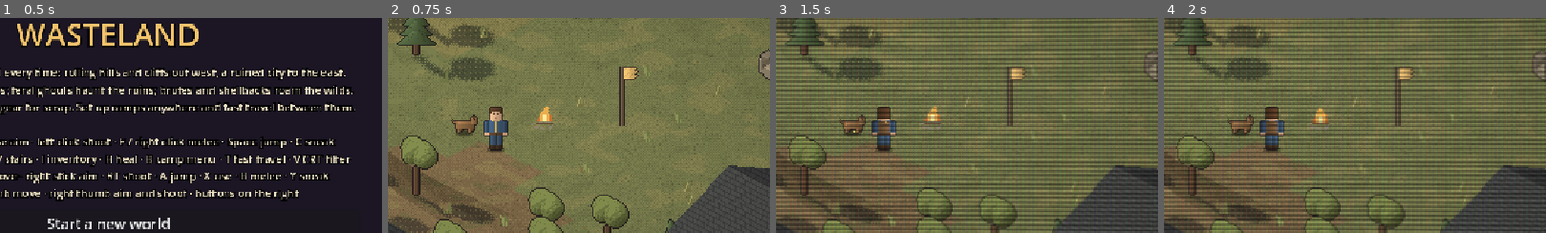
Above: before the commit, frames 1-4 (left to right).
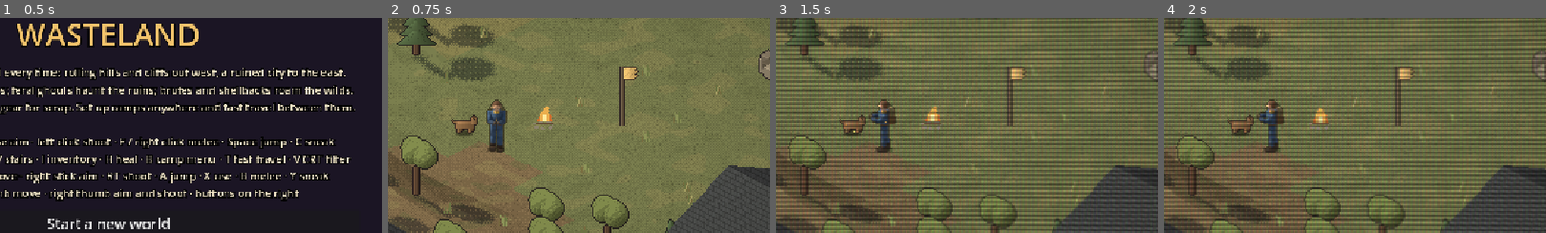
Above: after the commit, the same moments.

Repository: Kawana87/Wasteland
Game: Godot game, scene res://scenes/main.tscn
Same seed, same stepped clock (60 frames per second), same inputs: the game is played once before the commit and once after it.
Inputs:
- Up to frame 1 (0.5 s): no input
- Up to frame 2 (0.75 s): click "Start a new world" at 0.5 s
- Up to frame 3 (1.5 s): click "CRT: off" at 1.25 s
- Up to frame 4 (2 s): no input
The pictures show only the part of the screen within x 36-86%, y 25-75%; the shares and areas given below are measured in that part.

Frame 1 is identical in both runs. In frame 2, 1.0% of the frame differs, in the area x 25-32%, y 37-63%; in frame 3, 1.0%; in frame 4, 1.0%, in the area x 24-32%, y 37-63%.

Commit message:
Player: pre-rendered 8-direction character from the Blender pipeline
- tools/render3d/character.py: jointed low-poly survivor (jumpsuit, stripe, backpack), FK poses,
  rendered at the game's dimetric angle, 4x supersampled -> 32x48 cells; 8 facings x
  (idle, 4-frame walk, crouch, 2-frame crouch-walk). RESHEET=1 redoes only the downsample.
- player.gd: uses player_r (real 8 directions, no mirroring), 4-step walk, crouch walk; gun at chest height.
  Falls back to the pixel-art sheet if player_r.png is missing.
- actor.make_body: optional rows (vframes); px2 merges assets/rendered_anchors.json into anchors.json.
- game.gd: --char debug mode snaps every facing/pose in the live scene.

Co-Authored-By: Claude Opus 5.5 <noreply@anthropic.com>
Claude-Session: https://claude.ai/code/session_01TNjXDT5gC9eYtE6Bndzu4F

Diff:
--- a/assets/anchors.json
+++ b/assets/anchors.json
@@ -1 +1 @@
-{"ac_unit":[18,20],"antenna":[10,66],"awning_3e8a86_x":[2,12 …(3218 unchanged characters)… ,19],"pillar":[7,68],"player":[12,35],"pole":[6,92],"post":[2,21],"puddle_toxic" …(9327 unchanged characters)…
+{"ac_unit":[18,20],"antenna":[10,66],"awning_3e8a86_x":[2,12 …(3218 unchanged characters)… ,19],"pillar":[7,68],"player":[12,35],"player_r":[16,45],"pole":[6,92],"post":[2,21],"puddle_toxic" …(9327 unchanged characters)…
--- /dev/null
+++ b/assets/rendered_anchors.json
@@ -0,0 +1,6 @@
+{
+"player_r": [
+16,
+45
+]
+}
--- a/scripts/actor.gd
+++ b/scripts/actor.gd
@@ -48,10 +48,11 @@
 		body.position.y = -round(jz)
 	queue_redraw()
 
-func make_body(tex_name: String, frames: int, fw: int, fh: int) -> void:
+func make_body(tex_name: String, frames: int, fw: int, fh: int, rows: int = 1) -> void:
 	body = Sprite2D.new()
 	body.texture = Assets.tex(tex_name)
 	body.hframes = frames
+	body.vframes = rows
 	body.centered = false
 	body.offset = Assets.off(tex_name)   # anchor = feet of the first frame
 	add_child(body)
--- a/scripts/game.gd
+++ b/scripts/game.gd
@@ -124,6 +124,8 @@
 			_debug_shots.call_deferred()
 		if "--soak" in args:
 			_debug_soak.call_deferred()
+		if "--char" in args:
+			_debug_char.call_deferred()
 		return
 	hud.show_title("A new world is generated every time: rolling hills and cliffs out west, a ruined city to the east.\nRa …(576 unchanged characters)…
 
@@ -1506,6 +1508,27 @@
 	print("SHOTS DONE ", ProjectSettings.globalize_path(out))
 	get_tree().quit()
 
+func _debug_char() -> void:
+	# Player sprite check: every facing, idle / walk / crouch, snapped in the live scene.
+	var out := "user://shots"
+	DirAccess.make_dir_recursive_absolute(out)
+	await get_tree().create_timer(1.0).timeout
+	for e in enemies: e.visible = false; e.aw = 0.0
+	set_process(false)
+	player.set_process(false)
+	player.set_physics_process(false)
+	for mode in ["idle", "walk", "crouch"]:
+		for k in 8:
+			player.aim = Vector2.from_angle(k * PI / 4.0)
+			player.crouch = mode == "crouch"
+			player.moving = mode == "walk"
+			player.walk_i = k % 4
+			player._visual()
+			_update_camera()
+			await get_tree().process_frame
+			await _snap(out + "/char_%s_%d.png" % [mode, k])
+	get_tree().quit()
+
 func _snap(path: String) -> void:
 	await RenderingServer.frame_post_draw
 	get_viewport().get_texture().get_image().save_png(path)
--- a/scripts/player.gd
+++ b/scripts/player.gd
@@ -15,6 +15,8 @@
 var moving := false
 var walk_t := 0.0
 var walk_f := 0
+var walk_i := 0                # 0..3 step of the 4-frame walk cycle (rendered sprite)
+var rendered := false          # true when using the pre-rendered 8-direction sheet
 var carry := {"scrap": 0, "cloth": 0, "wood": 0}
 var kills := 0
 var regen := 0.0
@@ -23,7 +25,12 @@
 var arc: Line2D
 
 func _ready() -> void:
-	make_body("player", 6, 16, 24)
+	# Pre-rendered 8-direction sheet from tools/render3d/character.py; falls back to the pixel-art sheet.
+	if ResourceLoader.exists("res://assets/sprites/player_r.png"):
+		make_body("player_r", 8, 32, 48, 8)
+		rendered = true
+	else:
+		make_body("player", 6, 16, 24)
 	radius = 0.28
 	gun = Line2D.new()
 	gun.width = 1.0
@@ -62,22 +69,36 @@
 			aim = move_in.normalized()
 	if moving:
 		walk_t += delta
-		if walk_t > 0.14:
+		if walk_t > (0.2 if crouch else 0.12):
 			walk_t = 0.0
 			walk_f ^= 1
+			walk_i = (walk_i + 1) % 4
 	_visual()
 
 func _visual() -> void:
-	var back := aim.y < -0.3
-	var f := 0
-	if crouch:
-		f = 5 if back else 4
+	if rendered:
+		# row = screen direction in 45deg steps (0 right, 2 down, 4 left, 6 up); columns:
+		# 0 idle | 1-4 walk | 5 crouch idle | 6-7 crouch walk
+		var row := posmod(int(round(aim.angle() / (PI / 4.0))), 8)
+		var col := 0
+		if crouch:
+			col = (6 + walk_f) if moving else 5
+		else:
+			col = (1 + walk_i) if moving else 0
+		body.frame = row * 8 + col
+		body.flip_h = false
 	else:
-		f = (2 if back else 0) + (walk_f if moving else 0)
-	body.frame = f
-	body.flip_h = aim.x < 0
+		var back := aim.y < -0.3
+		var f := 0
+		if crouch:
+			f = 5 if back else 4
+		else:
+			f = (2 if back else 0) + (walk_f if moving else 0)
+		body.frame = f
+		body.flip_h = aim.x < 0
 	body.visible = not (inv > 0.0 and int(Time.get_ticks_msec() / 80) % 2 == 0)
-	var base := Vector2(0, -14 + (5 if crouch else 0) - round(jz))
+	var chest := (-24 + (7 if crouch else 0)) if rendered else (-14 + (5 if crouch else 0))
+	var base := Vector2(0, chest - round(jz))
 	gun.visible = climb.is_empty()
 	gun.points = PackedVector2Array([(base + aim * 3).round(), (base + aim * (2 + gun_len * 1.5)).round()])
 	if swing > 0.0:
Binary file added: assets/sprites/player_r.png
Not shown, added: assets/sprites/player_r.png.import
